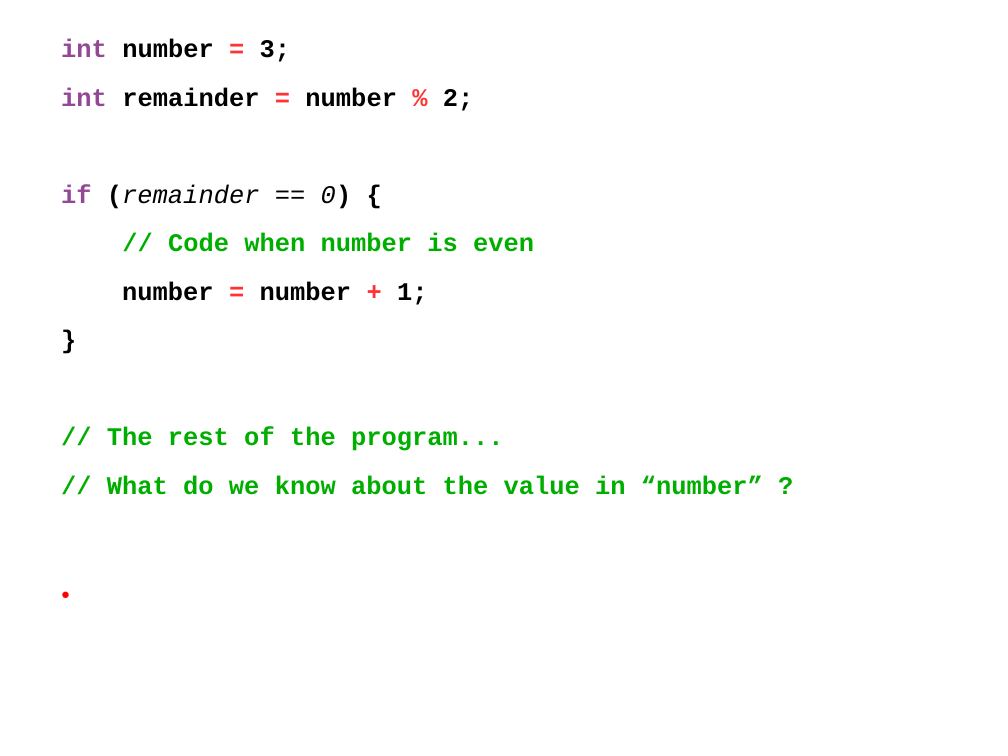
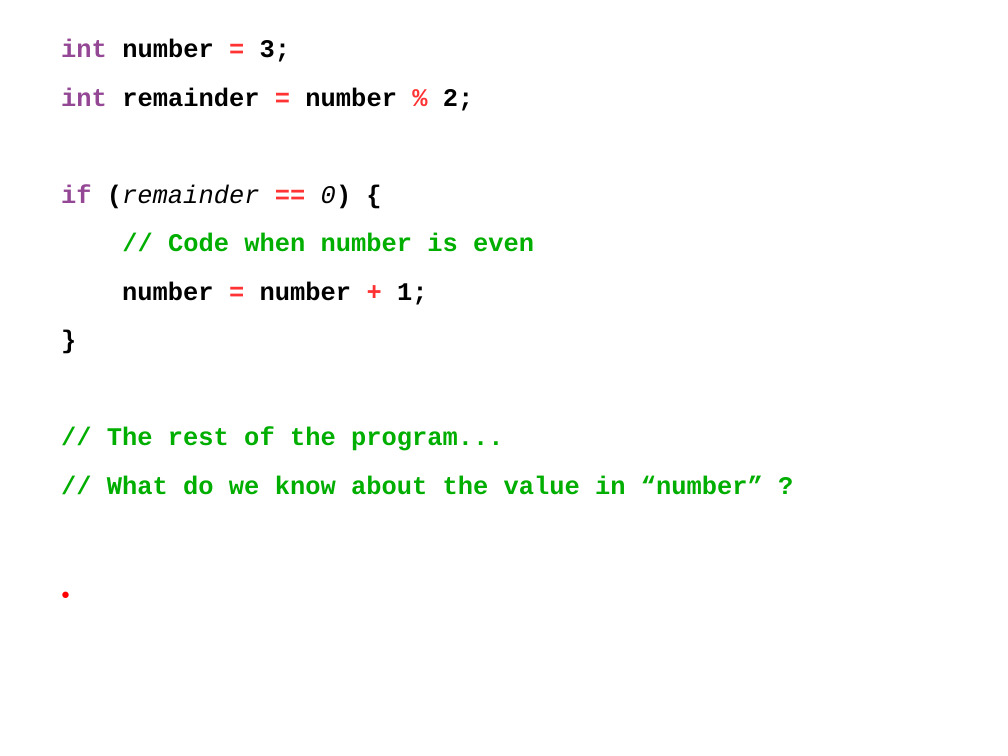
Before and after one commit to wilkie/intro-to-programming, a slide deck: slide 15 of odp/Lecture4-MakingDecisions.odp (slide 14 before the commit). Drawn at 1008x756 pixels with LibreOffice and Linux fonts; fonts in the diff are those of the drawing; background and template pictures are left out. Boxes give left, top, right and bottom in pixels: in the first picture for what was removed or moved away, otherwise in the second. Text is boxed around its words. In the diff, an @@ line names an element or a change of style, - is before the commit and + after.

Commit message:
Finished up lecture 4 on the If Statement.

```diff
--- a/odp/Lecture4-MakingDecisions.odp
+++ b/odp/Lecture4-MakingDecisions.odp
@@ text at [61,184,352,209]: text colour #000000 to #FF3333, bold on in "==" @@
```
Also in this commit, not shown: 2 other slides changed, 12 slides added, 1 other file.
